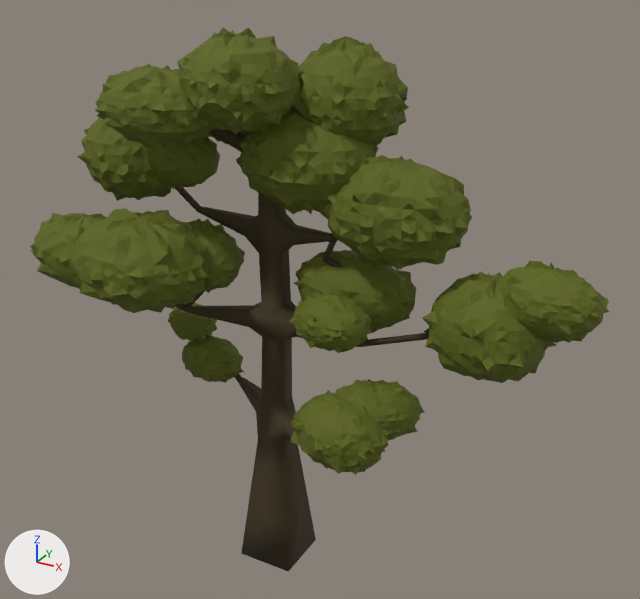
Two versions of the OBJ model src/assets/drzewa/drzewo7.obj, one commit apart.
Before and after are seen from a camera (50 mm lens) standing at (2.98, -4.76, 4.57) and looking at (0.37, 0.0, 2.19). Every picture has the same lights, and +X, +Y and +Z are marked at lower left. The older version comes first. Where no turn or scale is listed for an object, it has been applied to the vertices. Vertices at exactly the same position are counted once.

Before the edit, the objects in view are built like this:
```python
ob_cube = bpy.data.objects.new('Cube', me_cube)
ob_cube.location = (0.0, 0.0, 0.0)
ob_liscie_001 = bpy.data.objects.new('liscie.001', me_liscie_001)
ob_liscie_001.location = (0.0, 0.0, 0.0)
ob_liscie_005 = bpy.data.objects.new('liscie.005', me_liscie_005)
ob_liscie_005.location = (0.0, 0.0, 0.0)
ob_liscie_007 = bpy.data.objects.new('liscie.007', me_liscie_007)
ob_liscie_007.location = (0.0, 0.0, 0.0)
ob_liscie_008 = bpy.data.objects.new('liscie.008', me_liscie_008)
ob_liscie_008.location = (0.0, 0.0, 0.0)
ob_liscie_009 = bpy.data.objects.new('liscie.009', me_liscie_009)
ob_liscie_009.location = (0.0, 0.0, 0.0)
ob_liscie_010 = bpy.data.objects.new('liscie.010', me_liscie_010)
ob_liscie_010.location = (0.0, 0.0, 0.0)
ob_liscie_015 = bpy.data.objects.new('liscie.015', me_liscie_015)
ob_liscie_015.location = (0.0, 0.0, 0.0)
ob_liscie_019 = bpy.data.objects.new('liscie.019', me_liscie_019)
ob_liscie_019.location = (0.0, 0.0, 0.0)
# also in view: 'liscie.016' at (0.54, 0.15, 2.23); 'liscie.011' at (-1.1, 0.0, 3.01); 'liscie.004' at (-0.74, 0.25, 1.35); 'liscie.018' at (0.62, -0.28, 2.2); 'liscie.003' at (0.79, -0.51, 1.57)
```
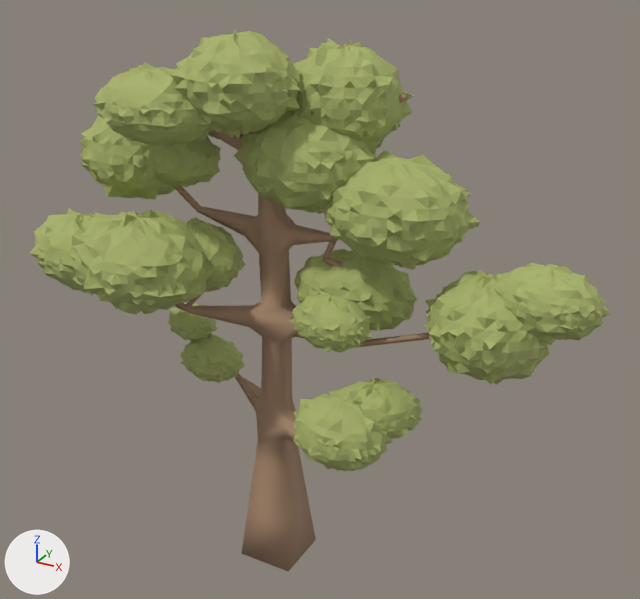
Where the change shows, as pixel boxes (x1, y1, x2, y2) in the pictures (640 x 599 px):
```json
{"object": "Cube", "change": "recoloured", "before": [175, 94, 429, 572], "after": [175, 94, 429, 572], "on screen": "brown to beige"}
{"object": "liscie.009", "change": "recoloured, reshaped", "before": [321, 155, 472, 270], "after": [319, 150, 480, 270], "on screen": "lighter, 7% wider"}
{"object": "liscie.005", "change": "recoloured", "before": [70, 211, 208, 313], "after": [70, 211, 208, 313], "on screen": "lighter"}
{"object": "liscie.010", "change": "recoloured", "before": [178, 31, 300, 134], "after": [178, 31, 300, 134], "on screen": "lighter"}
{"object": "liscie.001", "change": "recoloured", "before": [426, 271, 548, 382], "after": [426, 271, 548, 382], "on screen": "lighter"}
{"object": "liscie.007", "change": "recoloured", "before": [292, 40, 409, 143], "after": [292, 40, 409, 143], "on screen": "lighter"}
{"object": "liscie.015", "change": "recoloured", "before": [237, 111, 377, 213], "after": [237, 111, 377, 213], "on screen": "dark yellow to green"}
{"object": "liscie.008", "change": "recoloured", "before": [95, 64, 213, 148], "after": [95, 64, 213, 148], "on screen": "lighter"}
{"object": "liscie.002", "change": "recoloured", "before": [497, 263, 609, 343], "after": [497, 263, 609, 343], "on screen": "lighter"}
{"object": "liscie.016", "change": "recoloured", "before": [294, 250, 416, 330], "after": [294, 250, 416, 330], "on screen": "lighter"}
{"object": "liscie.003", "change": "recoloured", "before": [293, 394, 389, 471], "after": [293, 394, 389, 471], "on screen": "lighter"}
{"object": "liscie.011", "change": "recoloured", "before": [80, 117, 172, 198], "after": [80, 117, 172, 198], "on screen": "lighter"}
{"object": "liscie.018", "change": "recoloured", "before": [289, 293, 371, 353], "after": [289, 293, 371, 353], "on screen": "dark yellow to green"}
{"object": "liscie.006", "change": "recoloured", "before": [31, 213, 95, 289], "after": [31, 213, 95, 289], "on screen": "lighter"}
{"object": "liscie.013", "change": "recoloured", "before": [335, 380, 422, 439], "after": [335, 380, 422, 439], "on screen": "lighter"}
{"object": "liscie.012", "change": "recoloured", "before": [148, 137, 220, 187], "after": [148, 137, 220, 187], "on screen": "lighter"}
{"object": "liscie.019", "change": "recoloured", "before": [185, 219, 244, 292], "after": [185, 219, 244, 292], "on screen": "lighter"}
{"object": "liscie.004", "change": "recoloured", "before": [182, 335, 242, 382], "after": [182, 335, 242, 382], "on screen": "lighter"}
{"object": "liscie", "change": "recoloured", "before": [169, 302, 218, 340], "after": [169, 302, 218, 340], "on screen": "lighter"}
{"object": "liscie.014", "change": "recoloured", "before": [202, 132, 249, 145], "after": [202, 132, 249, 145]}
```

The change, as JSON lines over the scene's bpy script:
```json
{"op": "set", "path": "mat_material_002.base_color", "old": "(0.0467, 0.0307, 0.00802)", "new": "(0.397, 0.246, 0.153)", "note": "brown #3d3116 -> beige #a9886d"}
{"op": "set", "path": "mat_material_001.base_color", "old": "(0.102, 0.125, 0.00402)", "new": "(0.392, 0.445, 0.144)", "note": "dark yellow #5a630d -> green #a8b26a"}
{"block": "me_liscie_009", "where": "# used by ob_liscie_009; location = (0.0, 0.0, 0.0)"}
{"op": "remove", "block": "me_liscie_009", "code": "me_liscie_009.from_pydata(...)  # 693 vertices, 1166 faces; spans x 0.384..1.383, y -0.351..0.351, z 2.531..3.233"}
{"op": "add", "block": "me_liscie_009", "code": "me_liscie_009.from_pydata(...)  # 693 vertices, 1166 faces; spans x 0.401..1.409, y -0.356..0.356, z 2.519..3.252"}
{"block": "me_liscie_009", "change": "me_liscie_009 part 1: 472 of 693 vertices moved; they spanned x 0.384..1.383, y -0.351..0.351, z 2.531..3.233 and now span x 0.401..1.409, y -0.356..0.356, z 2.519..3.252; mean shift (0.0, 0.001, 0.0); largest move (1.329, 0.062, 2.886) -> (1.409, 0.073, 2.886)"}
```
